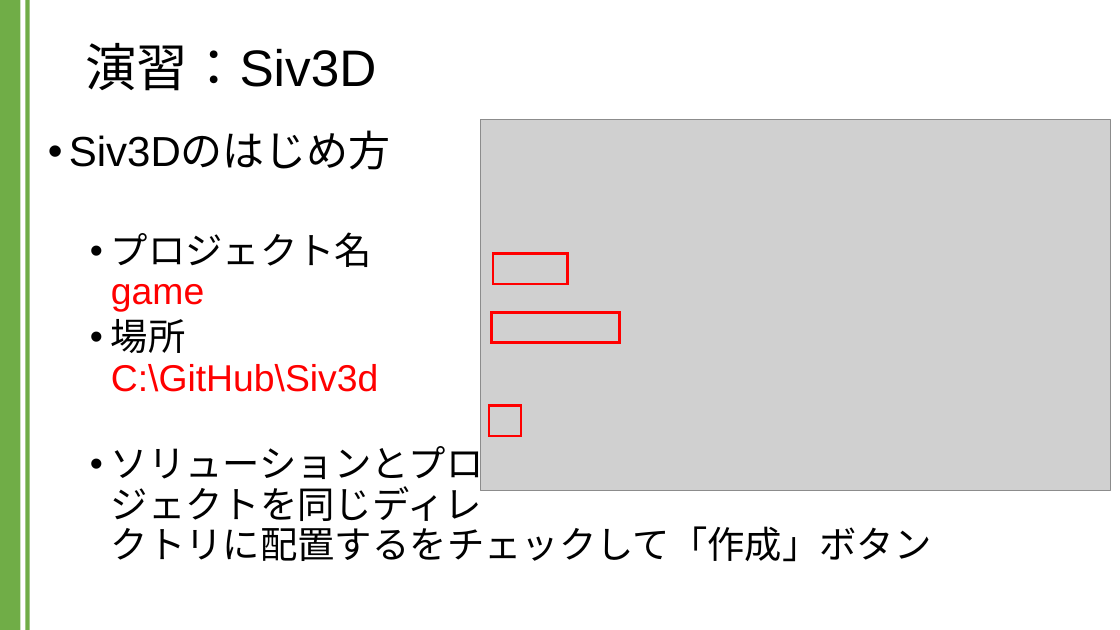
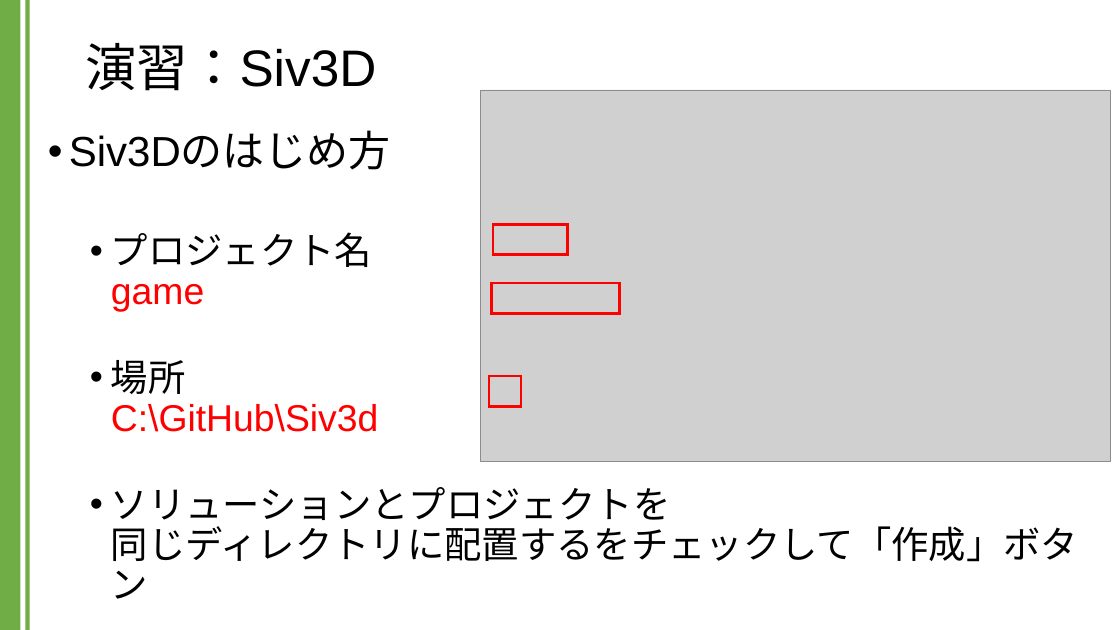
Before and after one commit to kic-murata/cpp2024, a slide deck: slide 8 of 授業資料/演習課題：Siv3D.pptx. Drawn at 1120x630 pixels with LibreOffice and Linux fonts; fonts in the diff are those of the drawing; grey boxes stand for pictures; background and template pictures are left out. Boxes give left, top, right and bottom in pixels: in the first picture for what was removed or moved away, otherwise in the second. Text is boxed around its words. In the diff, an @@ line names an element or a change of style, - is before the commit and + after.

```diff
--- a/授業資料/演習課題：Siv3D.pptx
+++ b/授業資料/演習課題：Siv3D.pptx
@@ 3 rectangles, 1 picture: place and size @@
-3 rectangles, 1 picture at (481,119,1111,491)
+3 rectangles, 1 picture at (481,90,1111,461)
@@ text at (111,487,1078,599): spaces changed @@
-  • ソリューションとプロ
-    ジェクトを同じディレ
-    クトリに配置するをチェックして「作成」ボタン
+  • ソリューションとプロジェクトを
+    同じディレクトリに配置するをチェックして「作成」ボタン
```
Also in this commit, not shown: 2 other slides changed.
